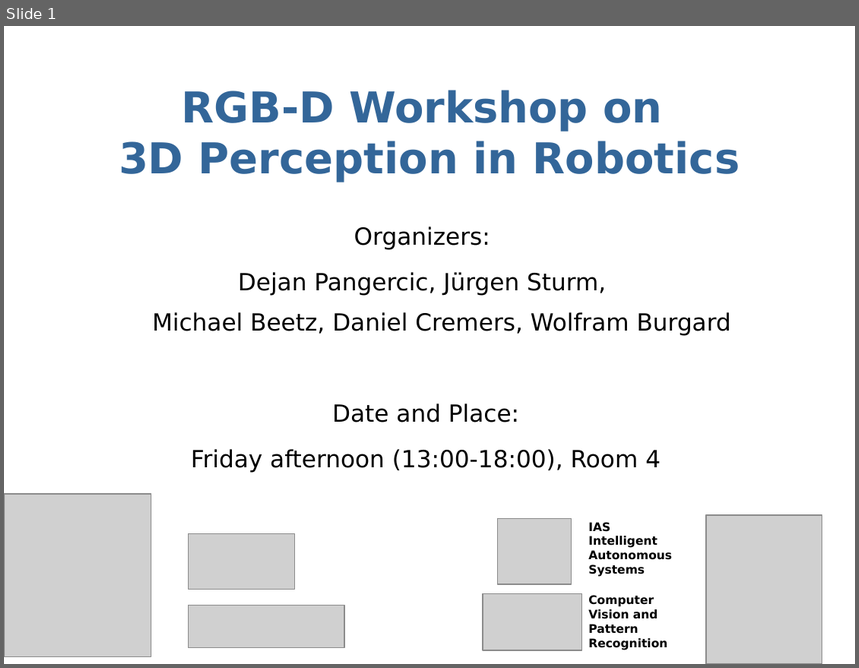
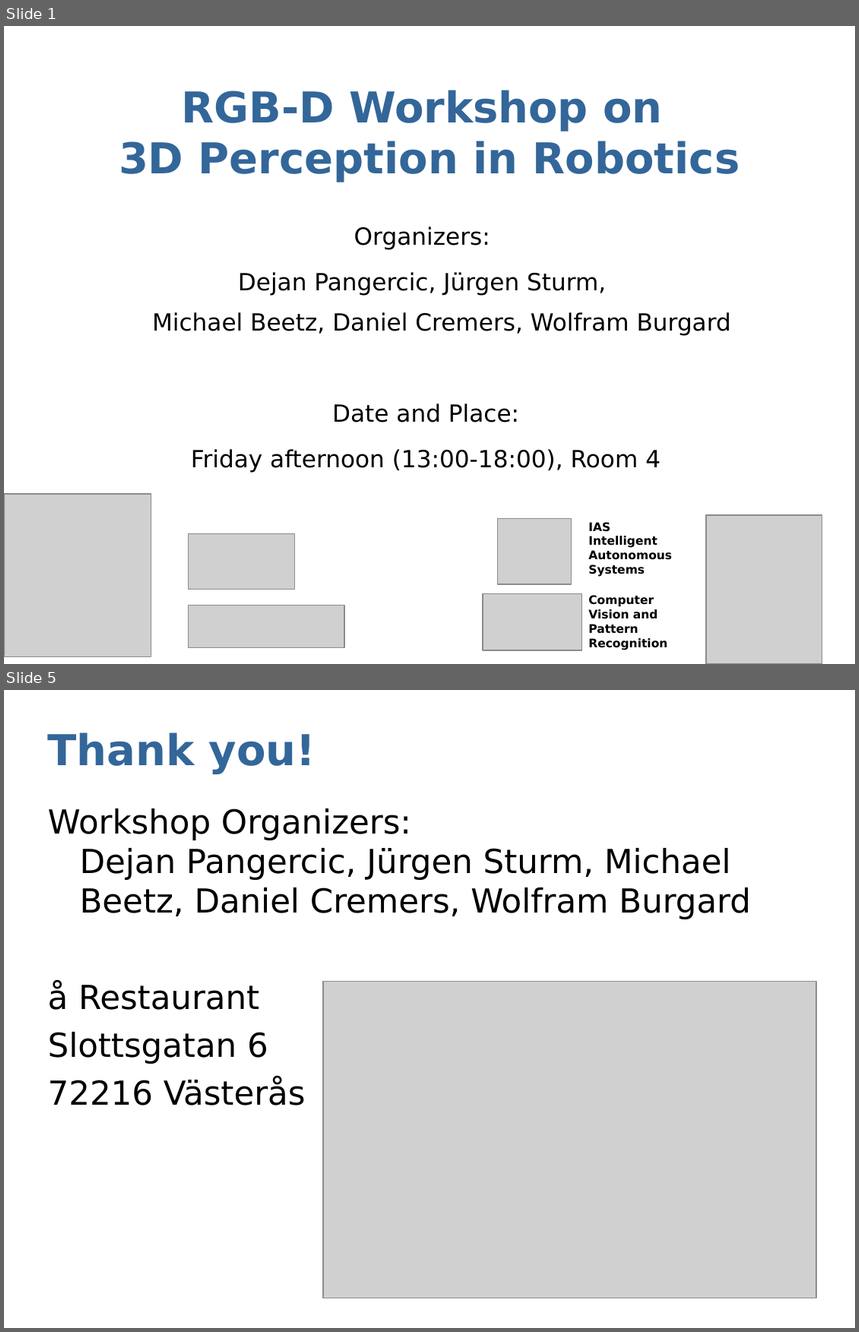
Before and after one commit to dejanpan/rgbd2011, a slide deck: presentations/sturm11rgbd-discussion.ppt. Shown one above the other, each under a label of ours: slide 1 before the commit, slides 1 and 5 after it; the slides between them are not shown. The pictures are 859x668 and 859x1332 pixels, drawn with LibreOffice and Linux fonts; fonts in the diff are those of the drawing; grey boxes stand for pictures. Boxes give left, top, right and bottom in pixels: in the first picture for what was removed or moved away, otherwise in the second. Text is boxed around its words. In the diff, an @@ line names an element or a change of style, - is before the commit and + after.

```diff
--- a/presentations/sturm11rgbd-discussion.ppt
+++ b/presentations/sturm11rgbd-discussion.ppt
@@ slide 5 added at <box>4,690,855,1328</box>, background #FFFFFF @@
@@ title added at <box>48,733,316,774</box>, 36 pt, text #336699, bold @@
+Thank you!
@@ text added at <box>48,809,751,1106</box>, 28 pt, text #000000 @@
+Workshop Organizers:
+Dejan Pangercic, Jürgen Sturm, Michael Beetz, Daniel Cremers, Wolfram Burgard
+å Restaurant
+Slottsgatan 6
+72216 Västerås
@@ picture added at <box>323,981,817,1299</box> @@
```
Also in this commit, not shown: 3 other slides added, 2 slides removed, 1 other file.
